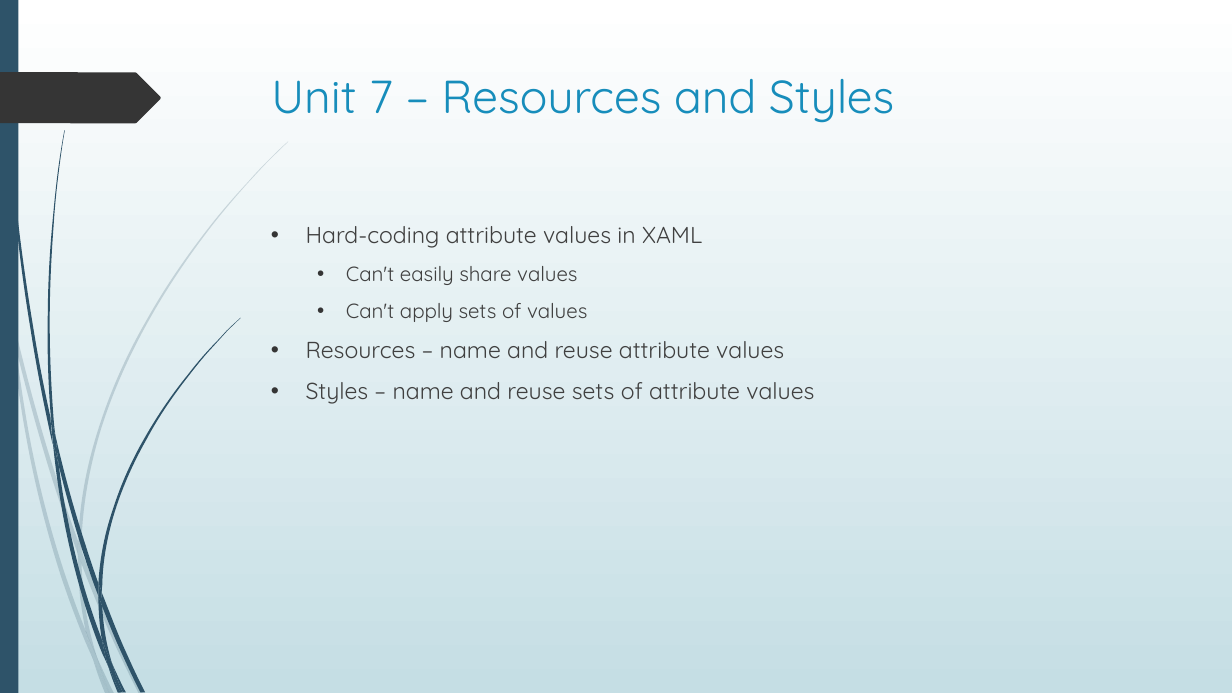
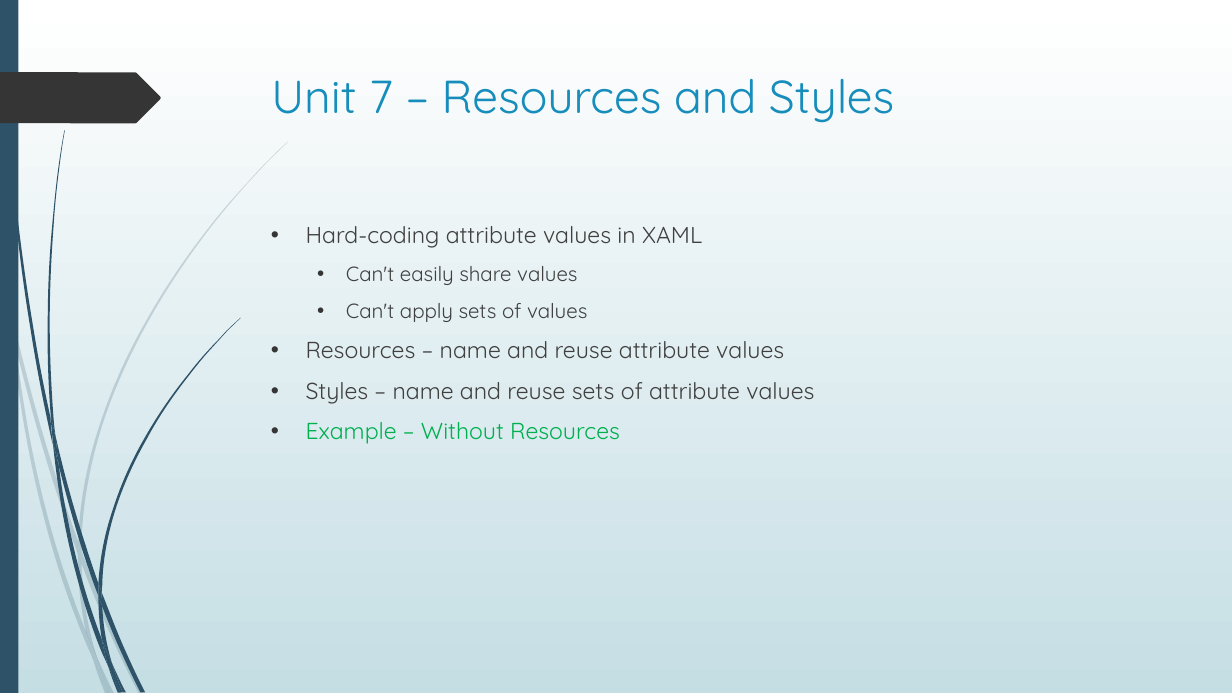
Before and after one commit to seanpsexton/wpf-workshop-solutions, a slide deck: slide 36 of WPF-Workshop-Sexton-Oct2023.pptx. Drawn at 1232x693 pixels with LibreOffice and Linux fonts; fonts in the diff are those of the drawing. Boxes give left, top, right and bottom in pixels: in the first picture for what was removed or moved away, otherwise in the second. Text is boxed around its words. In the diff, an @@ line names an element or a change of style, - is before the commit and + after.

```diff
--- a/WPF-Workshop-Sexton-Oct2023.pptx
+++ b/WPF-Workshop-Sexton-Oct2023.pptx
@@ text at (306,422,620,444): paragraph added @@
+• Example – Without Resources
```
Also in this commit, not shown: 4 other slides changed.
